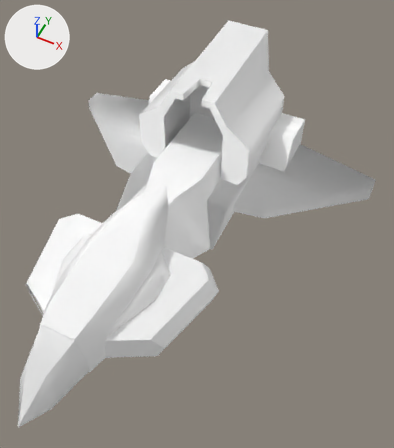
What one commit did to the OBJ model Assets/Art/Nova1492/GXConverted/Models/UnitParts/Bodies/datan_common_body23_ms_08bb8d65.obj.
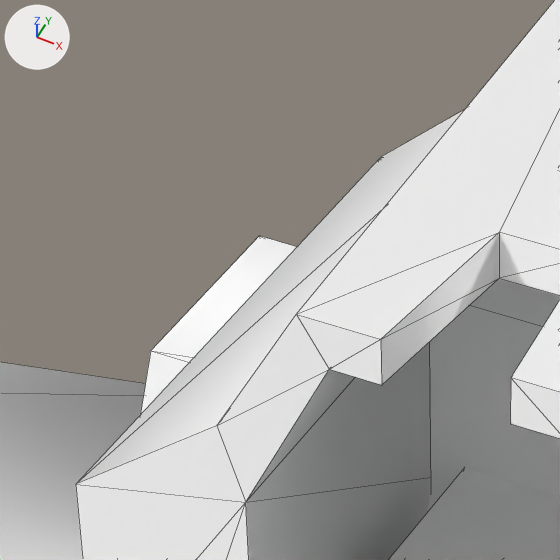
The first picture shows the older version from a camera (50 mm lens) standing at (0.86, -1.46, 1.86) and looking at (0.2, -0.14, 0.2). The close-ups show the older and then the newer version on the part from 33% to 53% of the width and 10% to 28% of the height of that picture. Only the edits that show in the close-ups are written down. The lights are fixed; the arrows at upper left show +X, +Y and +Z. The close-ups show mesh edges as thin lines. Where no turn or scale is listed for an object, it has been applied to the vertices.

Objects in the first close-up: 'datan_common_body23_ms_08bb8d65'.
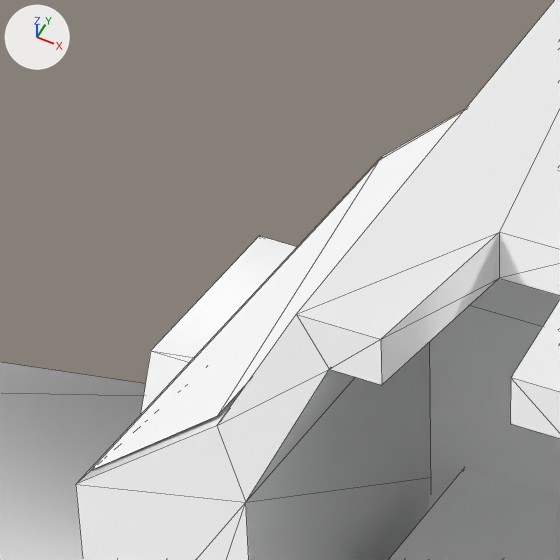
What differs and where, as boxes (x1, y1, x2, y2) in the close-ups (560 x 560 px):
```json
{"object": "datan_common_body23_ms_08bb8d65_mesh03", "change": "added", "after": [90, 112, 462, 471]}
```

Scene script edits in JSON lines:
```json
{"op": "add", "block": "me_datan_common_body23_ms_08bb8d65_mesh03", "code": ["me_datan_common_body23_ms_08bb8d65_mesh03 = bpy.data.meshes.new('datan_common_body23_ms_08bb8d65_mesh03')", "me_datan_common_body23_ms_08bb8d65_mesh03.from_pydata([(-0.268, 0.237, 0.345), (-0.169, 0.237, 0.42), (-0.268, 0.646, 0.345), (-0.169, 0.684, 0.42)], [], [(0, 1, 2), (3, 2, 1)])", "me_datan_common_body23_ms_08bb8d65_mesh03.materials.append(mat_datan_common_body23_ms_08bb8d65)  # its picture is missing"]}
{"op": "add", "block": "ob_datan_common_body23_ms_08bb8d65_mesh03", "code": ["ob_datan_common_body23_ms_08bb8d65_mesh03 = bpy.data.objects.new('datan_common_body23_ms_08bb8d65_mesh03', me_datan_common_body23_ms_08bb8d65_mesh03)", "ob_datan_common_body23_ms_08bb8d65_mesh03.location = (0.0, 0.0, 0.0)"]}
```
